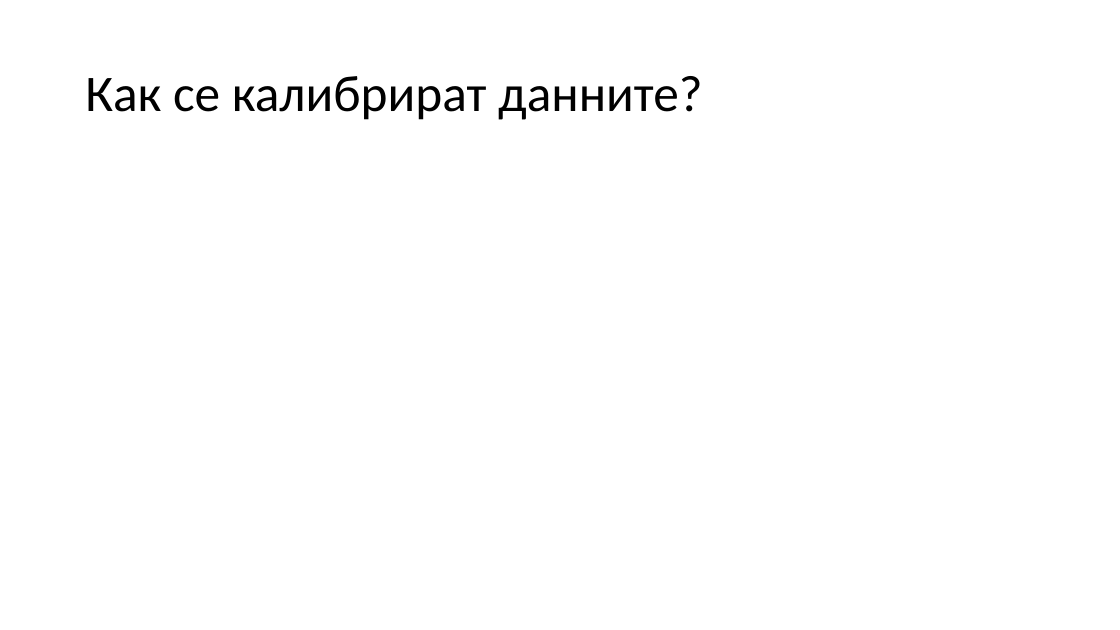
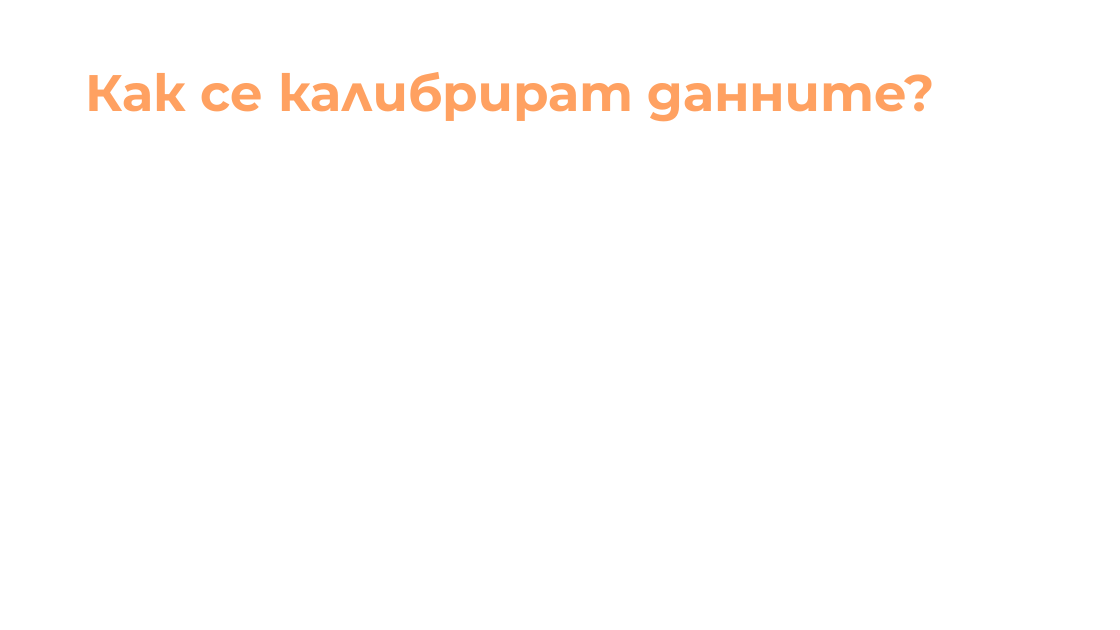
Before and after one commit to NikolaTotev/AMMRP-Course-Project, a slide deck: slide 7 of Presentation Materials/Калибриране на MEMS Акселерометри.pptx. Drawn at 1120x630 pixels with LibreOffice and Linux fonts; fonts in the diff are those of the drawing; grey boxes stand for pictures. Boxes give left, top, right and bottom in pixels: in the first picture for what was removed or moved away, otherwise in the second. Text is boxed around its words. In the diff, an @@ line names an element or a change of style, - is before the commit and + after.

```diff
--- a/Presentation Materials/Калибриране на MEMS Акселерометри.pptx
+++ b/Presentation Materials/Калибриране на MEMS Акселерометри.pptx
@@ title "Как се калибрират данните?" at <box>85,72,935,122</box>: font Calibri to Montserrat, text colour #000000 to #FFA161, bold on @@
```
Also in this commit, not shown: 9 other slides changed, 1 slide added, 7 other files.
